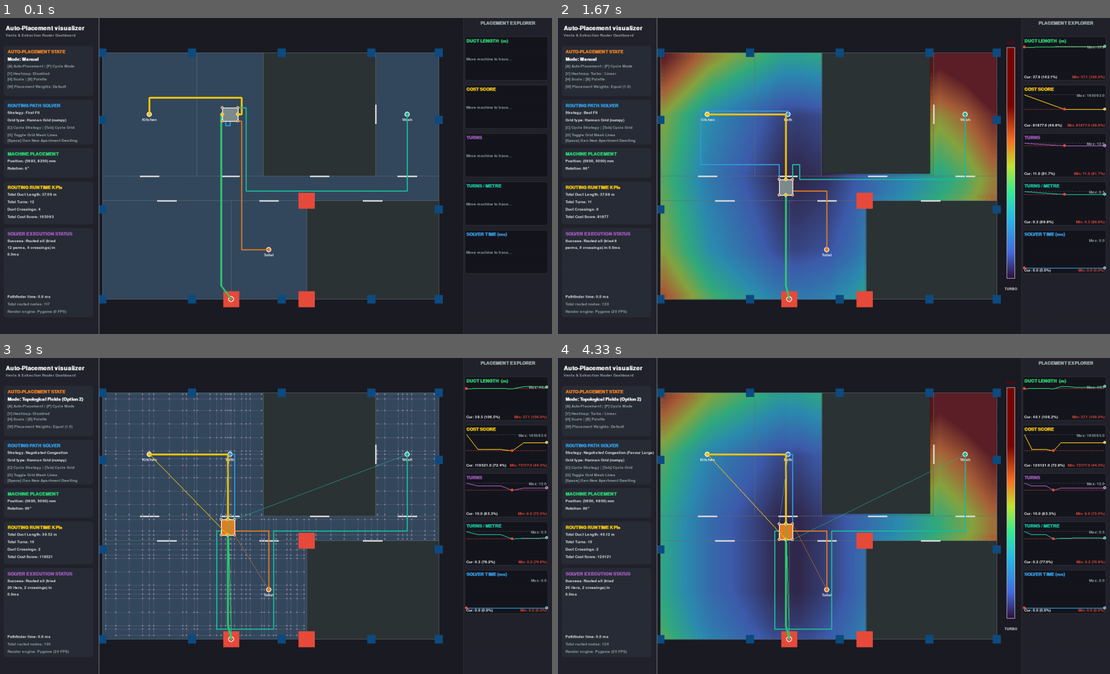
Above: before the commit, frames 1-4 (two rows, left to right).
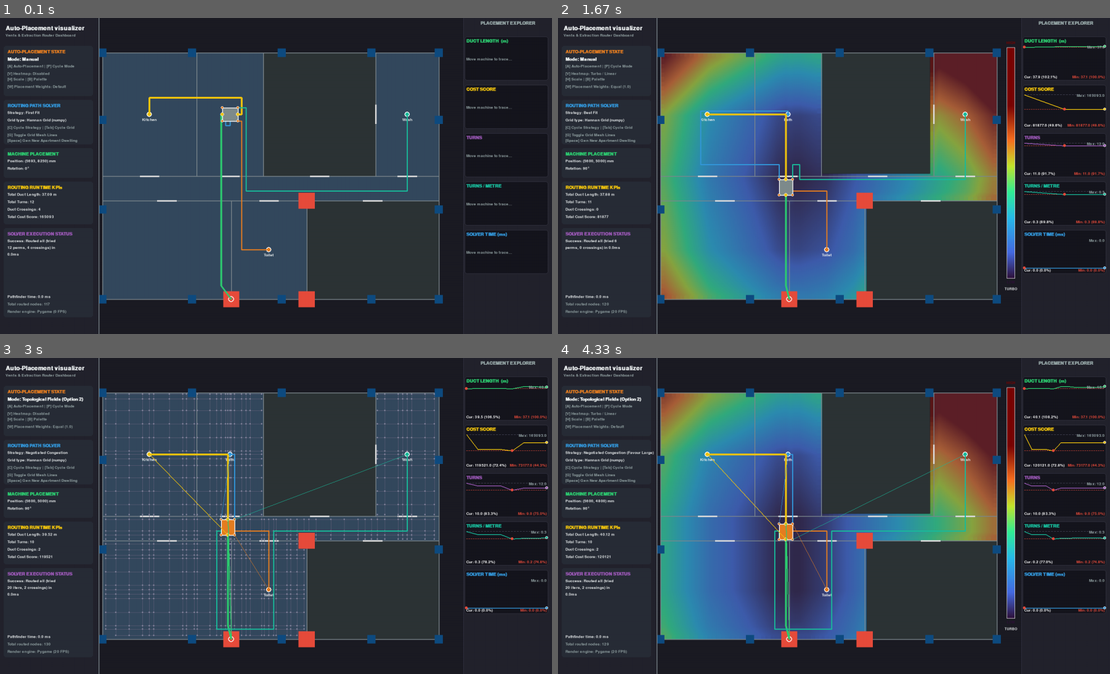
Above: after the commit, the same moments.

Repository: alxgom/MEP
Game: pygame game, started from demos/10.7/main.py
Same seed, same stepped clock (60 frames per second), same inputs: the game is played once before the commit and once after it.
Inputs (mouse positions are in pixels of both pictures, inside the frame that each line leads up to):
- Up to frame 1 (0.1 s): no input
- Up to frame 2 (1.67 s): hold W 0.33-0.8 s; move the mouse to (811, 188) at 0.37 s; hold A 0.83-1.37 s; move the mouse to (1010, 166) at 0.87 s; tap C at 0.98 s; hold A from 1.4 s (still down); move the mouse to (834, 198) at 1.43 s; tap V at 1.55 s
- Up to frame 3 (3 s): release A at 1.8 s; hold W 1.83-2.2 s; move the mouse to (331, 585) at 1.87 s; tap G at 1.98 s; hold A 2.23-2.7 s; move the mouse to (104, 468) at 2.27 s; tap C at 2.38 s; hold W from 2.73 s (still down); move the mouse to (358, 405) at 2.77 s; tap V at 2.88 s
- Up to frame 4 (4.33 s): release W at 3.03 s; hold A 3.07-3.6 s; move the mouse to (900, 544) at 3.1 s; tap G at 3.22 s; hold A 3.63-4.03 s; move the mouse to (690, 399) at 3.67 s; tap C at 3.78 s; hold W from 4.07 s (still down); move the mouse to (845, 408) at 4.1 s; tap V at 4.22 s

The runs differ from the first frame. In frame 1, 1.2% of the frame differs, in the area x 17-80%, y 0-100%; in frame 2, 1.2%; in frame 3, 1.2%; in frame 4, 1.2%.

Commit message:
Improve wall visibility in demo 10.7

Diff:
--- a/demos/10.7/main.py
+++ b/demos/10.7/main.py
@@ -69,7 +69,8 @@
 COLOR_ROOM = (45, 52, 54)
 COLOR_ROOM_COVERED = (52, 73, 94) # Slate Blue for false ceilings
 COLOR_HALLWAY = (57, 72, 85)
-COLOR_WALL = (99, 110, 114)
+COLOR_WALL = (125, 136, 142)
+WALL_DRAW_WIDTH = 2
 COLOR_COLUMN = (15, 76, 129)
 COLOR_SHAFT = (231, 76, 60)
 COLOR_SHAFT_BG = (231, 76, 60, 40)
@@ -2358,7 +2359,7 @@
                 continue
             coords = list(room.polygon.exterior.coords)
             screen_coords = [to_screen(x, y) for x, y in coords]
-            pygame.draw.polygon(screen, COLOR_WALL, screen_coords, 1)
+            pygame.draw.polygon(screen, COLOR_WALL, screen_coords, WALL_DRAW_WIDTH)
 
         for d in doors:
             # Draw door line segment
